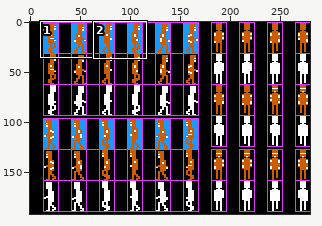
File history of a sprite sheet, games/peasant/sprites_peasant/mud_sprites.png. The first picture is a wide view before the edit; the outline marks the close-up.
Close-up. The starting point:
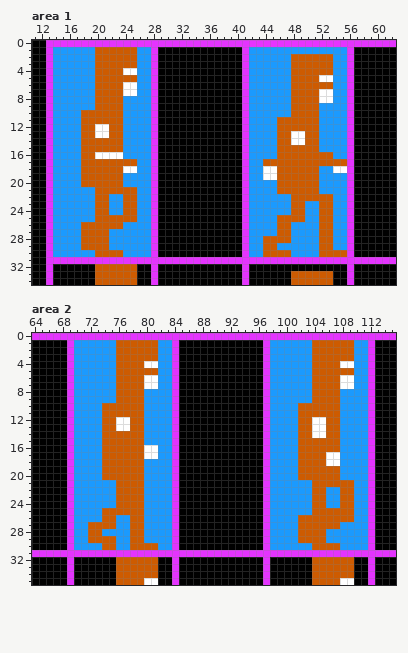
The file is 280x192 pixels. Colours within 5 levels of each other are drawn and written as one. Shown: area 1: x 11..62, y 0..34; area 2: x 64..115, y 0..35. The commit also changed other parts of the picture, which this record leaves out.
And afterwards:
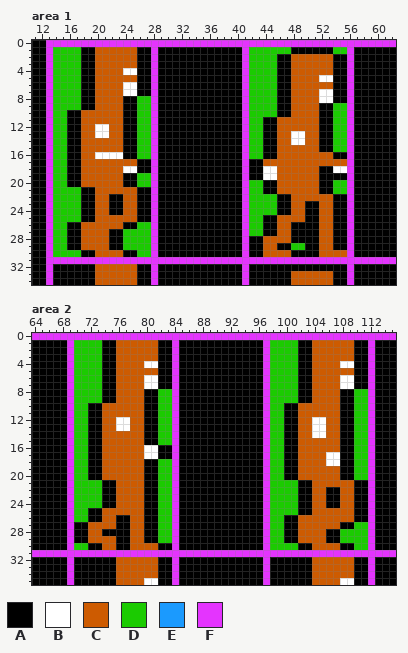
Palette (. is transparent): A #000000  B #ffffff  C #cd5b01  D #1bcb01  E #1b9afe  F #e434fe
Change:
Changed rows in their new state; - is an unchanged pixel.
Area 1:
first column x 14:
 1 DDDDAA------AA--------------DDDDDDAAAAAADD
 2 DDDDAA------AA--------------DDDDAA------AA
 3 DDDDAA------AA--------------DDDDAA------AA
 4 DDDDAA------AA--------------DDDDAA------AA
 5 DDDDAA------AA--------------DDDDAA------AA
 6 DDDDAA------AA--------------DDDDAA------AA
 7 DDDDAA------AA--------------DDDDAA------AA
 8 DDDDAA----AADD--------------DDDDAA------AA
 9 DDDDAA----AADD--------------DDDDAA----AADD
10 DDAA------AADD--------------DDDDAA----AADD
11 DDAA------AADD--------------DDAA------AADD
12 DDAA------AADD--------------DDAA------AADD
13 DDAA------AADD--------------DDAA------AADD
14 DDAA------AADD--------------DDAA------AADD
15 DDAA------AADD--------------DDAA------AADD
16 DDAA------AADD--------------DDAA--------AA
17 DDAA--------AA--------------AA------------
18 DDAA--------AA--------------AA--------AA--
19 DDAA------AADD--------------AA--------AAAA
20 DDAA------AADD--------------DDAA------AADD
21 DDDDAA------AA--------------DDAA------AADD
22 DDDDAA--AA--AA--------------DDDDAA------AA
23 DDDDAA--AA--AA--------------DDDDAA--AA--AA
24 DDDDAA--AA--AA--------------DDDDAA--AA--AA
25 DDDDAA------AA--------------DDAA----AA--AA
26 DDAA------AADD--------------DDAA--AAAA--AA
27 DDAA----AADDDD--------------DDAA--AAAA--AA
28 DDAA----AADDDD--------------AA----AAAA--AA
29 DDAA----AADDDD--------------AA--AADDAA--AA
30 DDDDAA----AADD--------------AA----AAAA----
Area 2:
first column x 70:
 1 DDDDAA------AA--------------DDDDAA------AA
 2 DDDDAA------AA--------------DDDDAA------AA
 3 DDDDAA------AA--------------DDDDAA------AA
 4 DDDDAA------AA--------------DDDDAA------AA
 5 DDDDAA------AA--------------DDDDAA------AA
 6 DDDDAA------AA--------------DDDDAA------AA
 7 DDDDAA------AA--------------DDDDAA------AA
 8 DDDDAA----AADD--------------DDDDAA----AADD
 9 DDDDAA----AADD--------------DDDDAA----AADD
10 DDAA------AADD--------------DDAA------AADD
11 DDAA------AADD--------------DDAA------AADD
12 DDAA------AADD--------------DDAA------AADD
13 DDAA------AADD--------------DDAA------AADD
14 DDAA------AADD--------------DDAA------AADD
15 DDAA------AADD--------------DDAA------AADD
16 DDAA--------AA--------------DDAA------AADD
17 DDAA--------AA--------------DDAA------AADD
18 DDAA------AADD--------------DDAA------AADD
19 DDAA------AADD--------------DDAA------AADD
20 DDAA------AADD--------------DDAA------AADD
21 DDDDAA----AADD--------------DDDDAA------AA
22 DDDDAA----AADD--------------DDDDAA--AA--AA
23 DDDDAA----AADD--------------DDDDAA--AA--AA
24 DDDDAA----AADD--------------DDDDAA--AA--AA
25 DDAA------AADD--------------DDDDAA------AA
26 DDAA--AA--AADD--------------DDAA--------AA
27 AA----AA--AADD--------------DDAA------AADD
28 AA--AAAA--AADD--------------DDAA----AADDDD
29 AA----AA--AADD--------------DDAA----AADDDD
30 DDAA--AA----AA--------------DDDDAA----AADD
Pixel boxes of the changes (left, top, right, bottom) in both close-ups:
changed: (53, 47, 151, 257)
changed: (249, 47, 347, 257)
changed: (74, 340, 172, 550)
changed: (270, 340, 368, 550)
